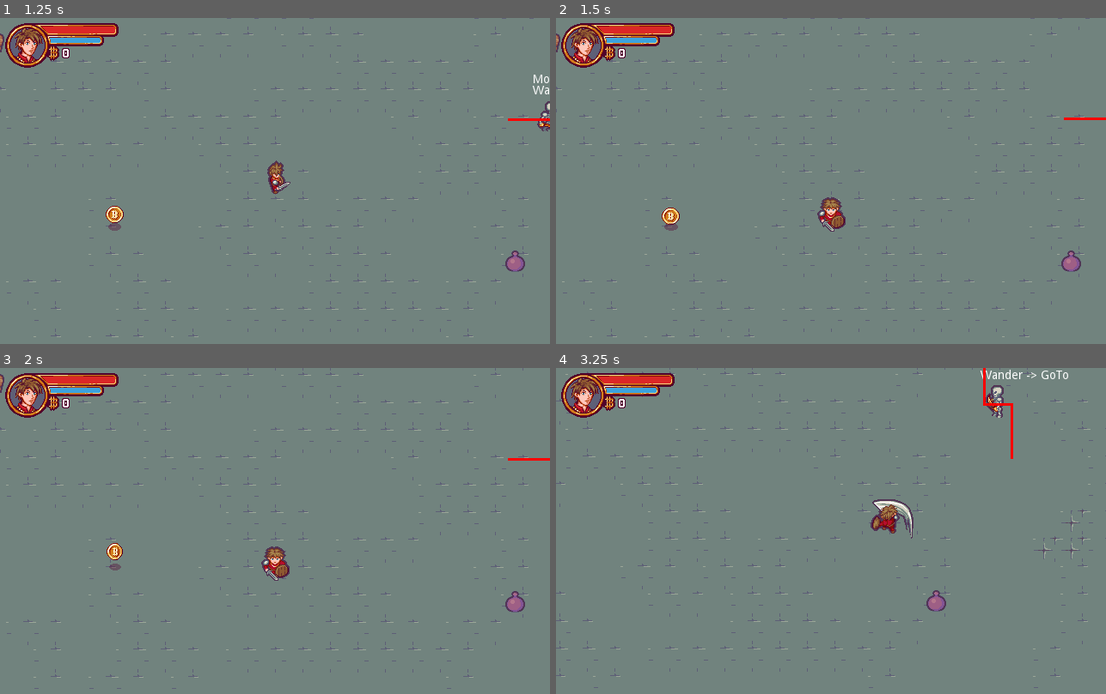
Above: before the commit, frames 1-4 (two rows, left to right).
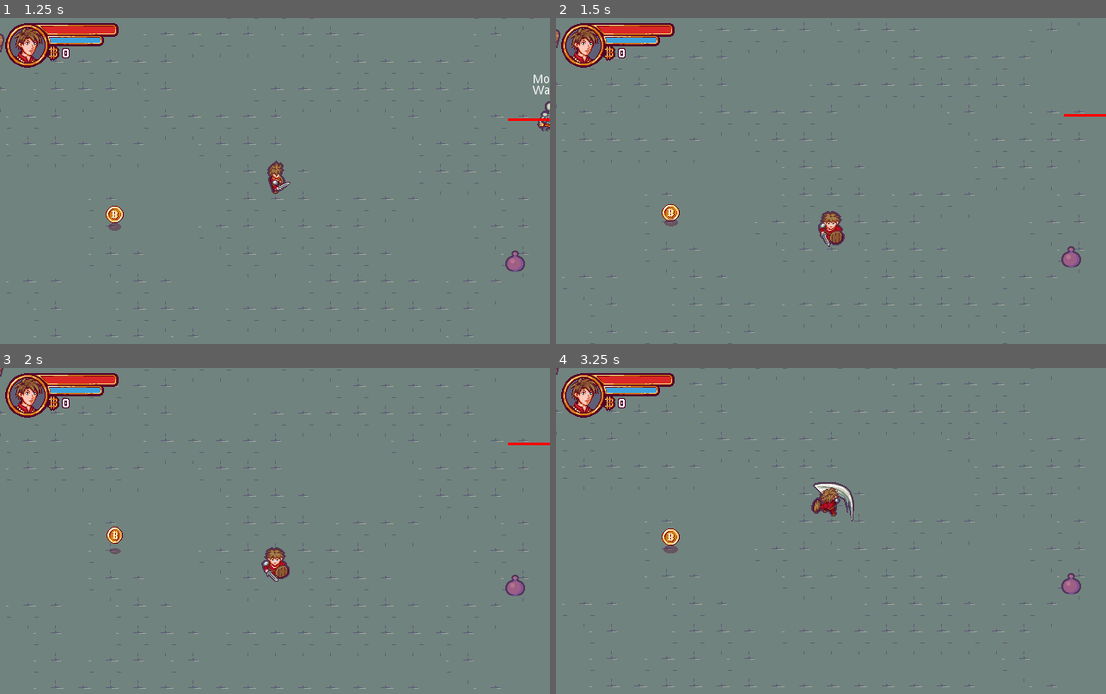
Above: after the commit, the same moments.

Repository: Franofarion/Godot-2D-ZeldIsaac-Tutorial
Game: Godot game, scene res://Scenes/Levels/Level.tscn
Same seed, same stepped clock (60 frames per second), same inputs: the game is played once before the commit and once after it.
Inputs:
- Up to frame 1 (1.25 s): tap Enter (ui_accept) at 0.5, 0.77 s; hold Right (ui_right) from 0.53 s (still down); hold Shift (block, bound only after the commit) from 0.53 s (still down)
- Up to frame 2 (1.5 s): release Right (ui_right) at 1.28 s; release Shift (block, bound only after the commit) at 1.28 s; hold Down (ui_down) from 1.28 s (still down); tap Ctrl (block, bound only before the commit) at 1.35 s
- Up to frame 3 (2 s): keep holding Down (ui_down); tap Enter (ui_accept) at 1.52 s
- Up to frame 4 (3.25 s): release Down (ui_down) at 2.03 s; hold Right (ui_right) 2.03-2.78 s; hold Shift (block, bound only after the commit) 2.03-2.78 s; hold Up (ui_up) from 2.78 s (still down); tap Ctrl (block, bound only before the commit) at 2.85 s; tap Enter (ui_accept) at 3.02 s

Frame 1 is identical in both runs. In frame 2, 3.7% of the frame differs, in the area x 0-100%, y 0-100%; in frame 3, 3.7%; in frame 4, 4.8%, in the area x 0-100%, y 0-99%.

Commit message:
item scene & item data resource

Diff:
--- /dev/null
+++ b/Resources/ItemData/HP_Potion.tres
@@ -0,0 +1,23 @@
+[gd_resource type="Resource" load_steps=6 format=2]
+
+[ext_resource path="res://Scenes/InteractiveObjects/Item/ItemData.gd" type="Script" id=1]
+[ext_resource path="res://Scenes/InteractiveObjects/Item/Sprite/InventoryItemSpriteSheet.png" type="Texture" id=2]
+[ext_resource path="res://Scenes/InteractiveObjects/Item/Sprite/WorldItemsSpriteSheet.png" type="Texture" id=3]
+
+[sub_resource type="AtlasTexture" id=1]
+atlas = ExtResource( 2 )
+region = Rect2( 0, 0, 32, 32 )
+
+[sub_resource type="AtlasTexture" id=2]
+atlas = ExtResource( 3 )
+region = Rect2( 0, 0, 16, 16 )
+
+[resource]
+script = ExtResource( 1 )
+damage_type = 0
+damage = -10
+item_name = "Heal Potion"
+description = "A potion that heals for 10 HP"
+price = 5
+world_texture = SubResource( 2 )
+inventory_texture = SubResource( 1 )
--- /dev/null
+++ b/Scenes/InteractiveObjects/Item/Item.gd
@@ -0,0 +1,9 @@
+extends Node2D
+class_name Item
+
+export var item_data : Resource = null setget set_item_data
+
+func set_item_data(value: Resource) -> void:
+  item_data = value
+  if item_data != null:
+	  $Sprite.set_texture(item_data.world_texture)
--- /dev/null
+++ b/Scenes/InteractiveObjects/Item/Item.tscn
@@ -0,0 +1,25 @@
+[gd_scene load_steps=5 format=2]
+
+[ext_resource path="res://Scenes/Behavior/CollectableBehavior.tscn" type="PackedScene" id=1]
+[ext_resource path="res://Scenes/InteractiveObjects/Item/Item.gd" type="Script" id=2]
+
+[sub_resource type="CircleShape2D" id=1]
+radius = 64.0
+
+[sub_resource type="CircleShape2D" id=2]
+radius = 16.0
+
+[node name="Item" type="Node2D"]
+script = ExtResource( 2 )
+
+[node name="Sprite" type="Sprite" parent="."]
+
+[node name="CollectableBehavior" parent="Sprite" instance=ExtResource( 1 )]
+
+[node name="CollisionShape2D" parent="Sprite/CollectableBehavior/FollowArea" index="0"]
+shape = SubResource( 1 )
+
+[node name="CollisionShape2D" parent="Sprite/CollectableBehavior/CollectArea" index="0"]
+shape = SubResource( 2 )
+
+[editable path="Sprite/CollectableBehavior"]
--- /dev/null
+++ b/Scenes/InteractiveObjects/Item/ItemData.gd
@@ -0,0 +1,18 @@
+extends Resource
+class_name ItemData
+
+enum DAMAGE_TYPE {
+  HP,
+  MP
+}
+
+export(DAMAGE_TYPE) var damage_type : int = DAMAGE_TYPE.HP
+export var damage : int = 0
+
+export var item_name : String = ""
+export var description : String = ""
+
+export var price : int = -1
+
+export var world_texture : Texture = null
+export var inventory_texture : Texture = null
--- a/Scenes/Levels/Level.tscn
+++ b/Scenes/Levels/Level.tscn
@@ -16,6 +16,8 @@
 [ext_resource path="res://Scenes/Levels/Pathfinder.gd" type="Script" id=14]
 [ext_resource path="res://Scenes/Actors/ColorFlashShaderMaterial.tres" type="Material" id=15]
 [ext_resource path="res://Scenes/InteractiveObjects/Door/Door.tscn" type="PackedScene" id=16]
+[ext_resource path="res://Scenes/InteractiveObjects/Item/Item.tscn" type="PackedScene" id=17]
+[ext_resource path="res://Resources/ItemData/HP_Potion.tres" type="Resource" id=18]
 
 [sub_resource type="ConvexPolygonShape2D" id=2]
 points = PoolVector2Array( 32, 32, 0, 32, 0, 0, 32, 0 )
@@ -597,3 +599,7 @@
 
 [node name="Door" parent="." instance=ExtResource( 16 )]
 position = Vector2( 480, 32 )
+
+[node name="Item" parent="." instance=ExtResource( 17 )]
+position = Vector2( 816, 323 )
+item_data = ExtResource( 18 )
--- a/project.godot
+++ b/project.godot
@@ -78,6 +78,16 @@
 "class": "GoToState",
 "language": "GDScript",
 "path": "res://Scenes/Actors/Enemy/BehaviourState/GoToState.gd"
+}, {
+"base": "Node2D",
+"class": "Item",
+"language": "GDScript",
+"path": "res://Scenes/InteractiveObjects/Item/Item.gd"
+}, {
+"base": "Resource",
+"class": "ItemData",
+"language": "GDScript",
+"path": "res://Scenes/InteractiveObjects/Item/ItemData.gd"
 }, {
 "base": "Object",
 "class": "Maths",
@@ -129,6 +139,8 @@
 "Enemy": "",
 "EnemyMoveState": "",
 "GoToState": "",
+"Item": "",
+"ItemData": "",
 "Maths": "",
 "Pathfinder": "",
 "State": "",
@@ -189,7 +201,7 @@
 
 block={
 "deadzone": 0.5,
-"events": [ Object(InputEventKey,"resource_local_to_scene":false,"resource_name":"","device":0,"alt":false,"shift":false,"control":false,"meta":false,"command":false,"pressed":false,"scancode":0,"physical_scancode":16777238,"unicode":0,"echo":false,"script":null)
+"events": [ Object(InputEventKey,"resource_local_to_scene":false,"resource_name":"","device":0,"alt":false,"shift":false,"control":false,"meta":false,"command":false,"pressed":false,"scancode":0,"physical_scancode":16777237,"unicode":0,"echo":false,"script":null)
  ]
 }
 
Binary file added: Scenes/InteractiveObjects/Item/Sprite/InventoryItemSpriteSheet.png
Not shown, added: Scenes/InteractiveObjects/Item/Sprite/InventoryItemSpriteSheet.png.import
Binary file added: Scenes/InteractiveObjects/Item/Sprite/WorldItemsSpriteSheet.png
Not shown, added: Scenes/InteractiveObjects/Item/Sprite/WorldItemsSpriteSheet.png.import
Not shown: 1 places in Scenes/Levels/Level.tscn that only renumber resources
